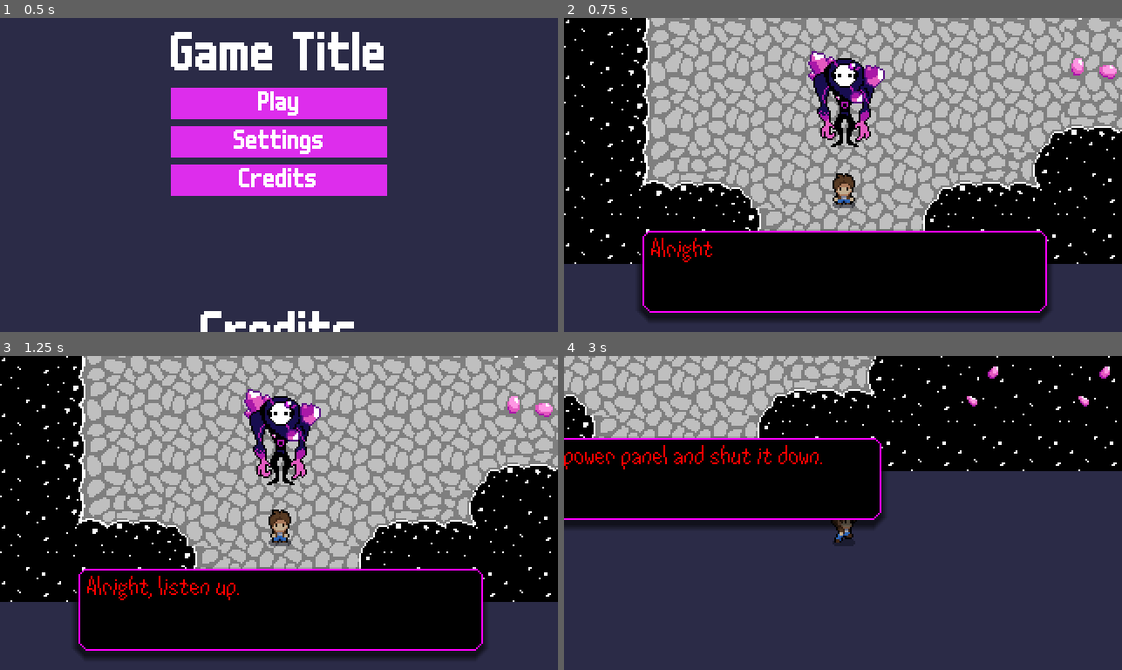
Above: before the commit, frames 1-4 (two rows, left to right).
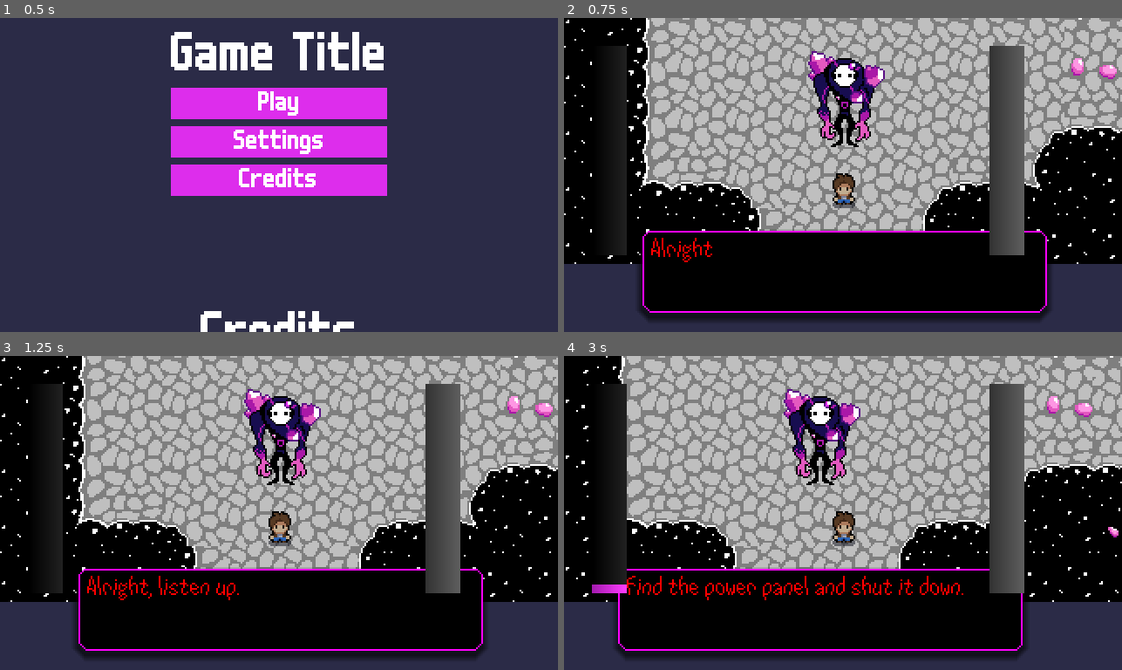
Above: after the commit, the same moments.

Repository: AxelArredondo/gamejam-2026
Game: Godot game, scene res://scenes/main_menu.tscn
Two runs of this game, one before a commit and one after it. Both use one fixed random seed, a clock stepped at 60 frames per second and the inputs below.
Inputs:
- Up to frame 1 (0.5 s): no input
- Up to frame 2 (0.75 s): click "Play" at 0.5 s
- Up to frame 3 (1.25 s): no input
- Up to frame 4 (3 s): tap Enter (AdvanceText) at 1.25 s; hold Right (ui_right) 1.28-2.03 s; tap A (a, bound only after the commit) at 1.35 s; tap D (d, bound only after the commit) at 1.55, 2.1 s; hold Down (ui_down) 2.03-2.78 s; tap M (maskOn, bound only after the commit) at 2.3, 2.85 s; hold Right (ui_right) from 2.78 s (still down)

Frame 1 is identical in both runs. In frame 2, 5.3% of the frame differs, in the area x 5-83%, y 8-76%; in frame 3, 5.4%; in frame 4, 82%, in the area x 0-100%, y 0-97%.

Commit message:
fixed issues

Diff:
--- a/project.godot
+++ b/project.godot
@@ -25,6 +25,11 @@
 window/size/viewport_height=180
 window/stretch/mode="viewport"
 
+[global_group]
+
+Sight=""
+player=""
+
 [gui]
 
 theme/custom="uid://cxbf03eg421lj"
@@ -35,6 +40,35 @@
 "deadzone": 0.2,
 "events": [Object(InputEventKey,"resource_local_to_scene":false,"resource_name":"","device":-1,"window_id":0,"alt_press …(195 unchanged characters)…
 ]
+}
+w={
+"deadzone": 0.2,
+"events": [Object(InputEventKey,"resource_local_to_scene":false,"resource_name":"","device":-1,"window_id":0,"alt_pressed":false,"shift_pressed":false,"ctrl_pressed":false,"meta_pressed":false,"pressed":false,"keycode":0,"physical_keycode":87,"key_label":0,"unicode":119,"location":0,"echo":false,"script":null)
+]
+}
+s={
+"deadzone": 0.2,
+"events": [Object(InputEventKey,"resource_local_to_scene":false,"resource_name":"","device":-1,"window_id":0,"alt_pressed":false,"shift_pressed":false,"ctrl_pressed":false,"meta_pressed":false,"pressed":false,"keycode":0,"physical_keycode":83,"key_label":0,"unicode":115,"location":0,"echo":false,"script":null)
+]
+}
+a={
+"deadzone": 0.2,
+"events": [Object(InputEventKey,"resource_local_to_scene":false,"resource_name":"","device":-1,"window_id":0,"alt_pressed":false,"shift_pressed":false,"ctrl_pressed":false,"meta_pressed":false,"pressed":false,"keycode":0,"physical_keycode":65,"key_label":0,"unicode":97,"location":0,"echo":false,"script":null)
+]
+}
+d={
+"deadzone": 0.2,
+"events": [Object(InputEventKey,"resource_local_to_scene":false,"resource_name":"","device":-1,"window_id":0,"alt_pressed":false,"shift_pressed":false,"ctrl_pressed":false,"meta_pressed":false,"pressed":false,"keycode":0,"physical_keycode":68,"key_label":0,"unicode":100,"location":0,"echo":false,"script":null)
+]
+}
+maskOn={
+"deadzone": 0.2,
+"events": [Object(InputEventKey,"resource_local_to_scene":false,"resource_name":"","device":-1,"window_id":0,"alt_pressed":false,"shift_pressed":false,"ctrl_pressed":false,"meta_pressed":false,"pressed":false,"keycode":0,"physical_keycode":77,"key_label":0,"unicode":109,"location":0,"echo":false,"script":null)
+]
+}
+up={
+"deadzone": 0.2,
+"events": []
 }
 
 [internationalization]
--- /dev/null
+++ b/scenes/barrier.gd
@@ -0,0 +1,11 @@
+extends StaticBody2D
+
+func deactivate() -> void:
+	# Makes it disappear and stop blocking
+	visible = false
+	collision_layer = 0
+	collision_mask = 0
+
+
+func _on_wall_switch_switched_off() -> void:
+	pass # Replace with function body.
--- a/scenes/cave.tscn
+++ b/scenes/cave.tscn
@@ -1,11 +1,14 @@
-[gd_scene load_steps=22 format=3 uid="uid://beixssv48cjsi"]
+[gd_scene load_steps=26 format=3 uid="uid://dls1mq51sduj8"]
 
 [ext_resource type="Texture2D" uid="uid://dkd6s6476b7dd" path="res://assets/tilesets/gamejam2026-tileset-cave1.png" id="1_w2l0f"]
 [ext_resource type="Texture2D" uid="uid://bbxk6ekslerfm" path="res://assets/tilesets/gamejam2026-tileset-cave2.png" id="2_rawnq"]
-[ext_resource type="PackedScene" uid="uid://cqoribwtcp6en" path="res://scenes/miner_patrol.tscn" id="3_rawnq"]
-[ext_resource type="PackedScene" uid="uid://brwjts0lxqwpo" path="res://scenes/player.tscn" id="4_ywssb"]
-[ext_resource type="PackedScene" uid="uid://cawf44pyjd5sb" path="res://scenes/foreman.tscn" id="5_6sqbx"]
-[ext_resource type="PackedScene" uid="uid://brnnb4fql735u" path="res://scenes/text_box.tscn" id="6_ip074"]
+[ext_resource type="PackedScene" uid="uid://cv0d3xsishdot" path="res://scenes/miner_patrol.tscn" id="3_rawnq"]
+[ext_resource type="PackedScene" uid="uid://d2wt60c7lmjvv" path="res://scenes/player.tscn" id="4_ywssb"]
+[ext_resource type="PackedScene" uid="uid://cxlpwl1xip81e" path="res://scenes/foreman.tscn" id="5_6sqbx"]
+[ext_resource type="PackedScene" path="res://scenes/text_box.tscn" id="6_ip074"]
+[ext_resource type="PackedScene" uid="uid://bbtkvqnk47004" path="res://scenes/hud.tscn" id="7_ip074"]
+[ext_resource type="PackedScene" uid="uid://c7g2sghmmiiv0" path="res://scenes/switch.tscn" id="8_cameo"]
+[ext_resource type="Script" uid="uid://2dy06a3clkqr" path="res://scenes/barrier.gd" id="9_uonky"]
 
 [sub_resource type="TileMapPattern" id="TileMapPattern_w2l0f"]
 tile_data = PackedInt32Array(0, 0, 3, 65536, 0, 3, 131072, 0, 3, 196608, 0, 3, 262144, 0, 4, 1, 65536, 3, 65537, 65536, …(484 unchanged characters)…
@@ -104,6 +107,9 @@
 }
 point_count = 2
 
+[sub_resource type="RectangleShape2D" id="RectangleShape2D_cameo"]
+size = Vector2(48.45755, 70)
+
 [node name="Node2D" type="Node2D"]
 
 [node name="TileMap" type="TileMap" parent="."]
@@ -130,3 +136,18 @@
 [node name="PatrolPath_A" type="Path2D" parent="PatrolPaths"]
 position = Vector2(-159.40753, -482.24136)
 curve = SubResource("Curve2D_6sqbx")
+
+[node name="HUD" parent="." instance=ExtResource("7_ip074")]
+
+[node name="WallSwitch" parent="." instance=ExtResource("8_cameo")]
+position = Vector2(1027.9501, -277.43985)
+
+[node name="Barrier" type="StaticBody2D" parent="."]
+position = Vector2(290.54245, 115.202255)
+script = ExtResource("9_uonky")
+
+[node name="CollisionShape2D" type="CollisionShape2D" parent="Barrier"]
+position = Vector2(14.22879, -0.20225525)
+shape = SubResource("RectangleShape2D_cameo")
+
+[node name="Sprite2D" type="Sprite2D" parent="Barrier"]
--- a/scenes/foreman.tscn
+++ b/scenes/foreman.tscn
@@ -114,11 +114,13 @@
 [node name="Foreman" type="Node2D"]
 script = ExtResource("1_m718i")
 
-[node name="CollisionShape2D" type="CollisionShape2D" parent="."]
+[node name="CharacterBody2D" type="CharacterBody2D" parent="."]
+
+[node name="CollisionShape2D" type="CollisionShape2D" parent="CharacterBody2D"]
 position = Vector2(-1.0000002, 6)
 shape = SubResource("RectangleShape2D_m718i")
 
-[node name="AnimatedSprite2D" type="AnimatedSprite2D" parent="."]
+[node name="AnimatedSprite2D" type="AnimatedSprite2D" parent="CharacterBody2D"]
 position = Vector2(2, 0)
 sprite_frames = SubResource("SpriteFrames_8kfmu")
 animation = &"front idle"
--- /dev/null
+++ b/scenes/hud.gd
@@ -0,0 +1,37 @@
+extends CanvasLayer
+
+@onready var mind_bar: TextureProgressBar = get_node_or_null("Bars/MindBar") as TextureProgressBar
+@onready var suspicion_bar: TextureProgressBar = get_node_or_null("Bars/SuspicionBar") as TextureProgressBar
+
+func _ready() -> void:
+	# Debug: tell you exactly what's missing
+	if mind_bar == null:
+		push_warning("HUD: Could not find Bars/MindBar under HUD. Check node names/paths.")
+	if suspicion_bar == null:
+		push_warning("HUD: Could not find Bars/SuspicionBar under HUD. Check node names/paths.")
+
+	# Only run if they exist
+	if mind_bar != null:
+		mind_bar.min_value = 0
+		mind_bar.max_value = 100
+		mind_bar.value = MeterSystem.mind
+
+	if suspicion_bar != null:
+		suspicion_bar.min_value = 0
+		suspicion_bar.max_value = 100
+		suspicion_bar.value = MeterSystem.suspicion
+
+	# Connect signals (only if bars exist)
+	if mind_bar != null and not MeterSystem.mind_changed.is_connected(_on_mind_changed):
+		MeterSystem.mind_changed.connect(_on_mind_changed)
+
+	if suspicion_bar != null and not MeterSystem.suspicion_changed.is_connected(_on_suspicion_changed):
+		MeterSystem.suspicion_changed.connect(_on_suspicion_changed)
+
+func _on_mind_changed(value: float) -> void:
+	if mind_bar != null:
+		mind_bar.value = value
+
+func _on_suspicion_changed(value: float) -> void:
+	if suspicion_bar != null:
+		suspicion_bar.value = value
--- /dev/null
+++ b/scenes/hud.tscn
@@ -0,0 +1,69 @@
+[gd_scene load_steps=10 format=3 uid="uid://bbtkvqnk47004"]
+
+[ext_resource type="Script" uid="uid://bv5qj0am8mb7r" path="res://scenes/hud.gd" id="1_ahhtf"]
+
+[sub_resource type="Gradient" id="Gradient_ahhtf"]
+
+[sub_resource type="GradientTexture2D" id="GradientTexture2D_oo0fn"]
+gradient = SubResource("Gradient_ahhtf")
+width = 20
+height = 120
+
+[sub_resource type="Gradient" id="Gradient_5ysmq"]
+colors = PackedColorArray(0.64973843, 0.104210116, 0.6963201, 1, 1, 0.23921569, 1, 1)
+
+[sub_resource type="GradientTexture2D" id="GradientTexture2D_6fi6k"]
+gradient = SubResource("Gradient_5ysmq")
+width = 20
+height = 120
+
+[sub_resource type="Gradient" id="Gradient_uo2fv"]
+offsets = PackedFloat32Array(0, 0.98550725, 1)
+colors = PackedColorArray(0.19793725, 0.19793722, 0.19793722, 1, 0.36956522, 0.36956522, 0.36956522, 1, 1, 1, 1, 1)
+
+[sub_resource type="GradientTexture1D" id="GradientTexture1D_047uy"]
+gradient = SubResource("Gradient_uo2fv")
+
+[sub_resource type="Gradient" id="Gradient_5pdws"]
+offsets = PackedFloat32Array(0, 0.028985508, 0.36231884, 0.89855075)
+colors = PackedColorArray(0.8715988, 0.00063301565, 0.87656224, 1, 0.7536232, 0.7536232, 0.7536232, 1, 0.7536232, 0.7536232, 0.7536232, 1, 0.5590941, 0.30329973, 0.8157, 1)
+
+[sub_resource type="GradientTexture1D" id="GradientTexture1D_hd3ao"]
+gradient = SubResource("Gradient_5pdws")
+
+[node name="HUD" type="CanvasLayer"]
+script = ExtResource("1_ahhtf")
+
+[node name="Bars" type="Control" parent="."]
+layout_mode = 3
+anchors_preset = 15
+anchor_right = 1.0
+anchor_bottom = 1.0
+grow_horizontal = 2
+grow_vertical = 2
+
+[node name="MindBar" type="TextureProgressBar" parent="Bars"]
+layout_mode = 1
+offset_left = 16.0
+offset_top = 16.0
+offset_right = 36.0
+offset_bottom = 136.0
+fill_mode = 3
+texture_under = SubResource("GradientTexture2D_oo0fn")
+texture_progress = SubResource("GradientTexture2D_6fi6k")
+tint_under = Color(0.12591085, 0.12591085, 0.12591082, 1)
+
+[node name="SuspicionBar" type="TextureProgressBar" parent="Bars"]
+layout_mode = 1
+anchors_preset = 1
+anchor_left = 1.0
+anchor_right = 1.0
+offset_left = -76.0
+offset_top = 16.0
+offset_right = -56.0
+offset_bottom = 136.0
+grow_horizontal = 0
+fill_mode = 3
+nine_patch_stretch = true
+texture_under = SubResource("GradientTexture1D_047uy")
+texture_progress = SubResource("GradientTexture1D_hd3ao")
--- a/scenes/miner_patrol.tscn
+++ b/scenes/miner_patrol.tscn
@@ -50,6 +50,22 @@
 [sub_resource type="AtlasTexture" id="AtlasTexture_3v2ag"]
 atlas = ExtResource("1_3vyb7")
 region = Rect2(0, 240, 50, 60)
+
+[sub_resource type="AtlasTexture" id="AtlasTexture_bw64e"]
+atlas = ExtResource("1_3vyb7")
+region = Rect2(0, 300, 50, 60)
+
+[sub_resource type="AtlasTexture" id="AtlasTexture_4dwh3"]
+atlas = ExtResource("1_3vyb7")
+region = Rect2(50, 300, 50, 60)
+
+[sub_resource type="AtlasTexture" id="AtlasTexture_2xxbx"]
+atlas = ExtResource("1_3vyb7")
+region = Rect2(100, 300, 50, 60)
+
+[sub_resource type="AtlasTexture" id="AtlasTexture_nehab"]
+atlas = ExtResource("1_3vyb7")
+region = Rect2(150, 300, 50, 60)
 
 [sub_resource type="SpriteFrames" id="SpriteFrames_jej6c"]
 animations = [{
@@ -110,6 +126,23 @@
 "loop": true,
 "name": &"right idle",
 "speed": 5.0
+}, {
+"frames": [{
+"duration": 1.0,
+"texture": SubResource("AtlasTexture_bw64e")
+}, {
+"duration": 1.0,
+"texture": SubResource("AtlasTexture_4dwh3")
+}, {
+"duration": 1.0,
+"texture": SubResource("AtlasTexture_2xxbx")
+}, {
+"duration": 1.0,
+"texture": SubResource("AtlasTexture_nehab")
+}],
+"loop": true,
+"name": &"walk_side",
+"speed": 5.0
 }]
 
 [node name="MinerPatrol" type="CharacterBody2D"]
@@ -121,8 +154,9 @@
 
 [node name="AnimatedSprite2D" type="AnimatedSprite2D" parent="."]
 sprite_frames = SubResource("SpriteFrames_jej6c")
-animation = &"front idle"
-frame_progress = 0.14539456
+animation = &"walk_side"
+frame = 3
+frame_progress = 0.90132195
 
 [node name="VisionSensor" parent="." instance=ExtResource("2_qcpy4")]
 
--- a/scenes/player.tscn
+++ b/scenes/player.tscn
@@ -416,7 +416,7 @@
 "speed": 5.0
 }]
 
-[node name="Player" type="CharacterBody2D"]
+[node name="Player" type="CharacterBody2D" groups=["player"]]
 script = ExtResource("1_pgndf")
 
 [node name="CollisionShape2D" type="CollisionShape2D" parent="."]
@@ -430,3 +430,7 @@
 frame_progress = 0.304374
 
 [node name="Camera2D" type="Camera2D" parent="."]
+
+[node name="TextureProgressBar" type="TextureProgressBar" parent="."]
+offset_right = 40.0
+offset_bottom = 40.0
--- /dev/null
+++ b/scenes/switch.tscn
@@ -0,0 +1,64 @@
+[gd_scene load_steps=9 format=3 uid="uid://c7g2sghmmiiv0"]
+
+[ext_resource type="Texture2D" uid="uid://bdyagggl3wkq0" path="res://assets/tilesets/switch.png" id="1_1i7pn"]
+[ext_resource type="Script" uid="uid://dj5kvy537fx0i" path="res://scenes/wall_switch.gd" id="1_e08h5"]
+
+[sub_resource type="AtlasTexture" id="AtlasTexture_e08h5"]
+atlas = ExtResource("1_1i7pn")
+region = Rect2(41, 0, 41, 27)
+
+[sub_resource type="AtlasTexture" id="AtlasTexture_nnoiq"]
+atlas = ExtResource("1_1i7pn")
+region = Rect2(0, 0, 41, 27)
+
+[sub_resource type="AtlasTexture" id="AtlasTexture_4m6b1"]
+atlas = ExtResource("1_1i7pn")
+region = Rect2(82, 0, 41, 27)
+
+[sub_resource type="AtlasTexture" id="AtlasTexture_w78pk"]
+atlas = ExtResource("1_1i7pn")
+region = Rect2(41, 0, 41, 27)
+
+[sub_resource type="SpriteFrames" id="SpriteFrames_ny1gh"]
+animations = [{
+"frames": [{
+"duration": 1.0,
+"texture": SubResource("AtlasTexture_e08h5")
+}, {
+"duration": 1.0,
+"texture": SubResource("AtlasTexture_nnoiq")
+}, {
+"duration": 1.0,
+"texture": SubResource("AtlasTexture_4m6b1")
+}],
+"loop": false,
+"name": &"idle_off",
+"speed": 5.0
+}, {
+"frames": [{
+"duration": 1.0,
+"texture": SubResource("AtlasTexture_w78pk")
+}],
+"loop": true,
+"name": &"idle_on",
+"speed": 5.0
+}]
+
+[sub_resource type="RectangleShape2D" id="RectangleShape2D_1i7pn"]
+size = Vector2(64, 71)
+
+[node name="WallSwitch" type="Node2D"]
+script = ExtResource("1_e08h5")
+
+[node name="AnimatedSprite2D" type="AnimatedSprite2D" parent="."]
+sprite_frames = SubResource("SpriteFrames_ny1gh")
+animation = &"idle_off"
+flip_h = true
+
+[node name="Area2D" type="Area2D" parent="."]
+
+[node name="CollisionShape2D" type="CollisionShape2D" parent="Area2D"]
+position = Vector2(-17, -1)
+shape = SubResource("RectangleShape2D_1i7pn")
+
+[connection signal="body_entered" from="Area2D" to="." method="_on_area_2d_body_entered"]
--- /dev/null
+++ b/scenes/wall_switch.gd
@@ -0,0 +1,88 @@
+extends Node2D
+
+signal switched_off
+
+@export var auto_trigger: bool = true
+@export var interact_action: StringName = &"interact"
+
+@onready var sprite: AnimatedSprite2D = $AnimatedSprite2D
+@onready var trigger: Area2D = $Area2D
+
+var _player_in_range: bool = false
+var is_on: bool = true
+var _busy: bool = false
+
+func _ready() -> void:
+	# Debug: confirm animations exist
+	if sprite.sprite_frames != null:
+		print("Switch animations:", sprite.sprite_frames.get_animation_names())
+
+	# Start on pose
+	if _has_anim("idle_on"):
+		sprite.play("idle_on")
+
+	# Make sure Area2D is active
+	trigger.monitoring = true
+	trigger.monitorable = true
+
+func _process(_delta: float) -> void:
+	if not auto_trigger and _player_in_range and is_on and Input.is_action_just_pressed(interact_action):
+		turn_off()
+
+# --- SIGNAL HANDLERS (connect these!) ---
+
+func _on_area_2d_body_entered(body: Node) -> void:
+	if body.is_in_group("player"):
+		print("Switch: player body entered")
+		_player_in_range = true
+		if auto_trigger and is_on:
+			turn_off()
+
+func _on_area_2d_body_exited(body: Node) -> void:
+	if body.is_in_group("player"):
+		print("Switch: player body exited")
+		_player_in_range = false
+
+func _on_area_2d_area_entered(area: Area2D) -> void:
+	# If your player uses an Area2D, it might be this one entering
+	if area.is_in_group("player"):
+		print("Switch: player area entered")
+		_player_in_range = true
+		if auto_trigger and is_on:
+			turn_off()
+
+func _on_area_2d_area_exited(area: Area2D) -> void:
+	if area.is_in_group("player"):
+		print("Switch: player area exited")
+		_player_in_range = false
+
+# --- ACTION ---
+
+func turn_off() -> void:
+	if not is_on or _busy:
+		return
+	_busy = true
+
+	print("Switch: turning off")
+
+	# Play flip animation if it exists
+	if _has_anim("flip_off"):
+		# Make sure flip_off is NOT looping in SpriteFrames
+		sprite.play("flip_off")
+		await sprite.animation_finished
+
+	is_on = false
+	_busy = false
+
+	# Final off pose
+	if _has_anim("idle_off"):
+		sprite.play("idle_off")
+
+	switched_off.emit()
+
+func _has_anim(name: String) -> bool:
+	return sprite.sprite_frames != null and name in sprite.sprite_frames.get_animation_names()
+
+
+func _on_switched_off() -> void:
+	pass # Replace with function body.
--- a/scripts/meter_system.gd
+++ b/scripts/meter_system.gd
@@ -6,24 +6,29 @@
 var suspicion: float = 0.0
 var mind: float = 0.0
 
-var suspicion_rate: float = 0.0  # per second (used by timed increase)
-var time_limit_running := false
+@export var suspicion_max: float = 100.0
+@export var mind_max: float = 100.0
+
+# time-limit / slow increase (Foreman)
+var suspicion_timer_rate: float = 0.0
+var suspicion_timer_running: bool = false
 
 func add_suspicion(amount: float) -> void:
-	suspicion = clamp(suspicion + amount, 0.0, 100.0)
+	suspicion = clamp(suspicion + amount, 0.0, suspicion_max)
 	suspicion_changed.emit(suspicion)
 
-func set_suspicion_rate(rate: float) -> void:
-	suspicion_rate = rate
+func add_mind(amount: float) -> void:
+	mind = clamp(mind + amount, 0.0, mind_max)
+	mind_changed.emit(mind)
 
-func start_suspicion_timer(rate: float) -> void:
-	time_limit_running = true
-	suspicion_rate = rate
+func start_suspicion_timer(rate_per_sec: float) -> void:
+	suspicion_timer_rate = rate_per_sec
+	suspicion_timer_running = true
 
 func stop_suspicion_timer() -> void:
-	time_limit_running = false
-	suspicion_rate = 0.0
+	suspicion_timer_rate = 0.0
+	suspicion_timer_running = false
 
 func _process(delta: float) -> void:
-	if time_limit_running and suspicion_rate > 0.0:
-		add_suspicion(suspicion_rate * delta)
+	if suspicion_timer_running and suspicion_timer_rate > 0.0:
+		add_suspicion(suspicion_timer_rate * delta)
--- a/scripts/player.gd
+++ b/scripts/player.gd
@@ -1,74 +1,73 @@
 extends CharacterBody2D
 
+const SPEED: float = 200.0
 
-const speed = 100
-var current_dir = "none"
-
-func _ready():
-	$AnimatedSprite2D.play("front_idle")
-
-func _physics_process(delta):
-	player_movement(delta)
-	var movementUnit = 240
+# UI nodes (NULL-SAFE)
+@onready var mask_ui: Node = get_node_or_null("Maskbar/bar")
+@onready var sus_ui: Node = get_node_or_null("TextureProgressBar")
 
 var mask_on: bool = false
+var seen_by_sight: bool = false
+
+# Rates (tune these)
+@export var mind_gain_mask_on: float = 10.0      # per second
+@export var mind_recover_mask_off: float = 8.0   # per second
+@export var suspicion_seen_no_mask: float = 25.0 # per second
+@export var suspicion_seen_with_mask: float = 5.0
 
 func is_mask_on() -> bool:
 	return mask_on
 
-func player_movement(delta):
-	if Input.is_action_pressed("ui_right"):
-		current_dir = "right"
-		play_anim(1)
-		velocity.x = speed
-		velocity.y = 0
-	elif Input.is_action_pressed("ui_left"):
-		current_dir = "left"
-		play_anim(1)
-		velocity.x = -speed
-		velocity.y = 0
-	elif Input.is_action_pressed("ui_down"):
-		current_dir = "down"
-		play_anim(1)
-		velocity.x = 0
-		velocity.y = speed
-	elif Input.is_action_pressed("ui_up"):
-		current_dir = "up"
-		play_anim(1)
-		velocity.x = 0
-		velocity.y = -speed
-	else:
-		play_anim(0)
-		velocity.x = 0
-		velocity.y = 0
 
+func get_input() -> void:
+	var input_direction := Input.get_vector("a", "d", "w", "s")
+	velocity = input_direction * SPEED
+
+
+func _physics_process(_delta: float) -> void:
+	get_input()
 	move_and_slide()
 
-func play_anim(movement):
-	var dir = current_dir
-	var anim = $AnimatedSprite2D
 
-	if dir == "right":
-		anim.flip_h = false
-		if movement == 1:
-			anim.play("side_walk")
-		elif movement == 0:
-			anim.play("side_idle")
-	elif dir == "left":
-		anim.flip_h = true
-		if movement == 1:
-			anim.play("side_walk")
-		elif movement == 0:
-			anim.play("side_idle")
-	if dir == "down":
-		anim.flip_h = true
-		if movement == 1:
-			anim.play("front_walk")
-		elif movement == 0:
-			anim.play("front_idle")
-	if dir == "up":
-		anim.flip_h = true
-		if movement == 1:
-			anim.play("back_walk")
-		elif movement == 0:
-			anim.play("back_idle")
+func _process(delta: float) -> void:
+	# 1) Mind control meter behavior (mask tradeoff)
+	if mask_on:
+		MeterSystem.add_mind(mind_gain_mask_on * delta)
+	else:
+		MeterSystem.add_mind(-mind_recover_mask_off * delta)
+
+	# 2) Suspicion rises if seen
+	if seen_by_sight:
+		if not mask_on:
+			MeterSystem.add_suspicion(suspicion_seen_no_mask * delta)
+		else:
+			MeterSystem.add_suspicion(suspicion_seen_with_mask * delta)
+
+	# 3) Update UI visuals SAFELY (NO null crashes)
+
+	if mask_ui != null:
+		if mask_ui.has_method("set_filling"):
+			mask_ui.call("set_filling", mask_on)
+		elif "filling" in mask_ui:
+			mask_ui.filling = mask_on
+
+	if sus_ui != null:
+		if "value" in sus_ui:
+			sus_ui.value = MeterSystem.suspicion
+
+
+func _unhandled_input(_event: InputEvent) -> void:
+	if Input.is_action_just_pressed("maskOn"):
+		mask_on = not mask_on
+
+
+func _on_area_2d_area_entered(area: Area2D) -> void:
+	if area.is_in_group("Sight"):
+		seen_by_sight = true
+		print("seen")
+
+
+func _on_area_2d_area_exited(area: Area2D) -> void:
+	if area.is_in_group("Sight"):
+		seen_by_sight = false
+		print("not seen")
Not shown: 1 places in assets/themes/text_box.tres that only renumber resources
Binary file added: assets/tilesets/switch.png
Not shown, added: assets/tilesets/switch.png.import
Not shown, added: scenes/barrier.gd.uid
Not shown: 1 places in scenes/foreman.tscn that only renumber resources
Not shown, added: scenes/hud.gd.uid
Not shown: 1 places in scenes/miner_patrol.tscn that only renumber resources
Not shown: 1 places in scenes/player.tscn that only renumber resources
Not shown, added: scenes/wall_switch.gd.uid
